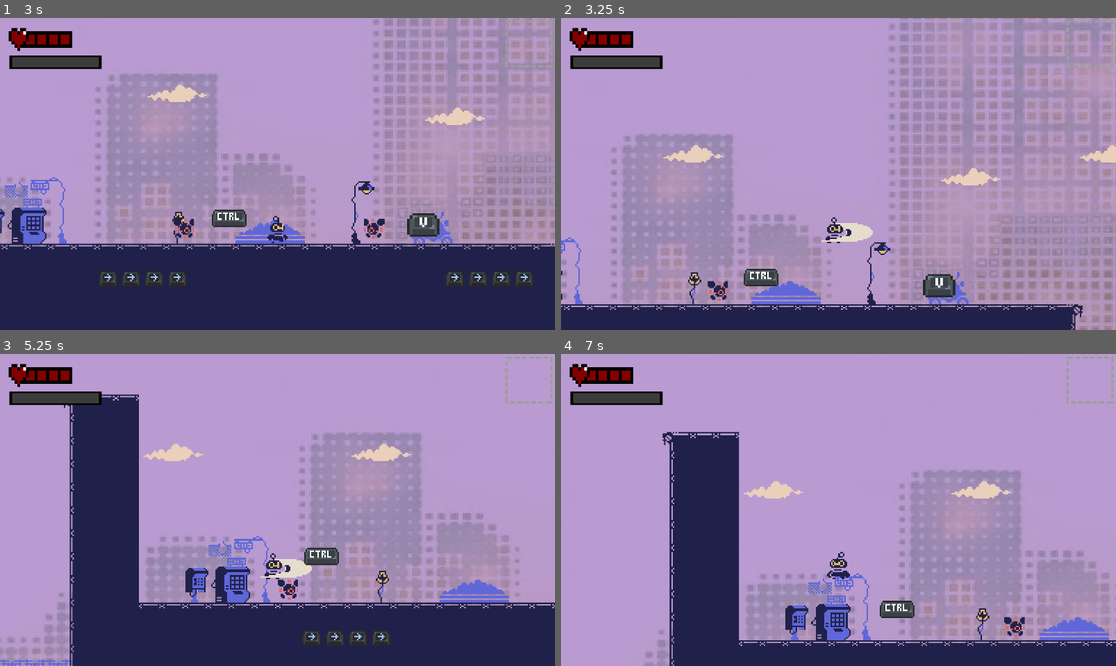
Above: before the commit, frames 1-4 (two rows, left to right).
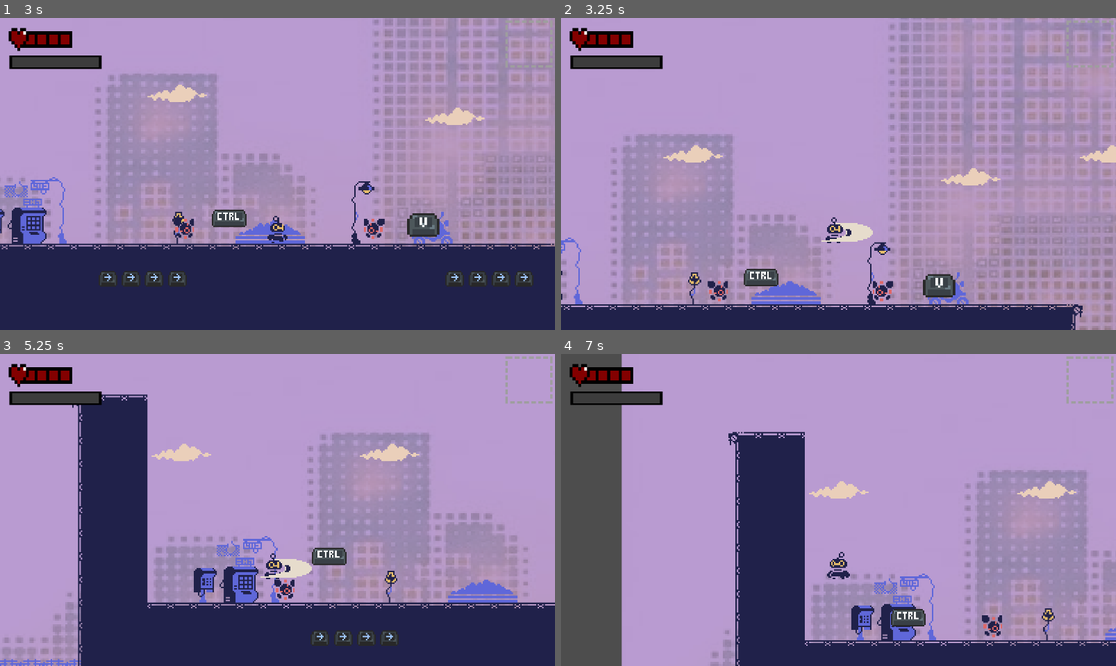
Above: after the commit, the same moments.

Repository: ericlamkf/macamYes-GameJam-2026
Game: Godot game, scene res://scenes/world/levels/level_00.tscn
Two runs of this game, one before a commit and one after it. Both use one fixed random seed, a clock stepped at 60 frames per second and the inputs below.
Inputs (mouse positions are in pixels of both pictures, inside the frame that each line leads up to):
- Up to frame 1 (3 s): tap Enter at 0.5 s; move the mouse to (399, 158) at 0.52 s; hold Q (attack) 0.53-1.28 s; hold D (move_right) 0.53-2.03 s; tap Space (jump) at 0.77, 1.52 s; move the mouse to (166, 189) at 1.27 s; tap Q (attack) at 1.35, 2.3 s; move the mouse to (333, 105) at 2.02 s; hold A (move_left) 2.03-2.78 s; hold C (copy) 2.03-2.78 s; move the mouse to (249, 236) at 2.77 s; hold D (move_right) from 2.78 s (still down); tap V (paste) at 2.85 s
- Up to frame 2 (3.25 s): keep holding D (move_right); tap Space (jump) at 3.02 s; tap Q (attack) at 3.05 s
- Up to frame 3 (5.25 s): move the mouse to (444, 556) at 3.52 s; hold Q (attack) 3.53-4.28 s; tap R at 3.6 s; tap Space (jump) at 3.77, 4.52 s; move the mouse to (111, 463) at 4.27 s; release D (move_right) at 4.28 s; hold A (move_left) 4.28-5.03 s; tap Q (attack) at 4.35 s; move the mouse to (305, 510) at 5.02 s; hold D (move_right) from 5.03 s (still down); hold Q (attack) from 5.03 s (still down)
- Up to frame 4 (7 s): move the mouse to (755, 432) at 5.77 s; release D (move_right) at 5.78 s; release Q (attack) at 5.78 s; hold A (move_left) from 5.78 s (still down); tap C (copy) at 5.85 s; tap Space (jump) at 6.02, 6.77 s; tap Q (attack) at 6.05 s; move the mouse to (960, 494) at 6.52 s; hold Q (attack) from 6.53 s (still down); tap V (paste) at 6.6 s

Frame 1 is identical in both runs. In frame 2, 0.2% of the frame differs, in the area x 56-60%, y 84-91%; in frame 3, 8.8%; in frame 4, 39%, in the area x 0-100%, y 0-100%.

Commit message:
Update syntax crawler animation and player

Diff:
--- a/scenes/syntax_crawler.gd
+++ b/scenes/syntax_crawler.gd
@@ -6,6 +6,8 @@
 @onready var wall_check = $WallCheck
 @onready var ledge_check = $LedgeCheck
 @onready var sprite = $Sprite2D
+var is_attacking: bool = false
+var is_dead: bool = false # To prevent movement after death
 
 func _ready():
 	# Runs the code from EnemyBase's _ready (setting health)
@@ -16,7 +18,16 @@
 	# Apply Gravity
 	velocity.y += gravity * delta
 	velocity.y = clamp(velocity.y, -3000, 3000)
-	if is_freeze:
+
+	if is_dead or is_freeze:
+		velocity.x = 0
+		move_and_slide()
+		return
+
+	# 1. Attack Lock
+	if is_attacking:
+		velocity.x = 0 # Stand still to attack
+		move_and_slide()
 		return
 
 	# 2. Check if we should flip (Ground logic)
@@ -26,6 +37,7 @@
 
 	# 3. Apply movement (Runs EVERY frame, rain or shine)
 	velocity.x = direction * speed
+	sprite.play("default")
 	move_and_slide()
 
 func flip_direction():
@@ -76,3 +88,50 @@
 
 	await get_tree().create_timer(ally_timeout).timeout
 	queue_free()
+
+# --- ANIMATION TRIGGER LOGIC ---
+
+# Trigger this via a signal (e.g., DetectionRange Area2D)
+# or inside your EnemyBase logic when near the player
+func start_attack():
+	if not is_attacking and not is_dead:
+		is_attacking = true
+		sprite.play("attack")
+
+# Override the damage function to check for death
+func apply_damage(amount: int):
+	# Assuming EnemyBase has current_health or similar
+	current_health -= amount
+	print("Crawler Health: ", current_health)
+
+	if current_health <= 0 and not is_dead:
+		die()
+
+func die():
+	is_dead = true
+	sprite.play("death")
+
+	# ONLY disable the layer so the player can walk through the corpse.
+	# Do NOT touch collision_mask, so the body still hits the floor!
+	collision_layer = 0
+
+	# Safely turn off the damage zones using set_deferred
+	if has_node("Hitbox"):
+		$Hitbox.set_deferred("monitoring", false)
+		$Hitbox.set_deferred("monitorable", false)
+	if has_node("Hurtbox"):
+		$Hurtbox.set_deferred("monitoring", false)
+		$Hurtbox.set_deferred("monitorable", false)
+
+# --- SIGNAL CONNECTION ---
+# Connect the AnimatedSprite2D's animation_finished() signal to this function
+func _on_sprite_2d_animation_finished() -> void:
+	if sprite.animation == "attack":
+		is_attacking = false
+
+	if sprite.animation == "death":
+		queue_free()
+
+func _on_hitbox_area_entered(area):
+	if area.name == "Hurtbox" or area.get_parent().name == "Player":
+		start_attack()
--- a/scenes/syntax_crawler.tscn
+++ b/scenes/syntax_crawler.tscn
@@ -4,6 +4,62 @@
 [ext_resource type="Script" uid="uid://dj3h4pxnkmo4f" path="res://scenes/syntax_crawler.gd" id="2_tsdx6"]
 [ext_resource type="Texture2D" uid="uid://cvyoxp3dwe3j3" path="res://assets/sprites/enemies/dr0ne.png" id="3_jum1j"]
 
+[sub_resource type="AtlasTexture" id="AtlasTexture_jum1j"]
+atlas = ExtResource("3_jum1j")
+region = Rect2(0, 48, 48, 48)
+
+[sub_resource type="AtlasTexture" id="AtlasTexture_6smrp"]
+atlas = ExtResource("3_jum1j")
+region = Rect2(48, 48, 48, 48)
+
+[sub_resource type="AtlasTexture" id="AtlasTexture_5hmx8"]
+atlas = ExtResource("3_jum1j")
+region = Rect2(96, 48, 48, 48)
+
+[sub_resource type="AtlasTexture" id="AtlasTexture_gsl5h"]
+atlas = ExtResource("3_jum1j")
+region = Rect2(144, 48, 48, 48)
+
+[sub_resource type="AtlasTexture" id="AtlasTexture_g4qjs"]
+atlas = ExtResource("3_jum1j")
+region = Rect2(192, 48, 48, 48)
+
+[sub_resource type="AtlasTexture" id="AtlasTexture_1lrmd"]
+atlas = ExtResource("3_jum1j")
+region = Rect2(240, 48, 48, 48)
+
+[sub_resource type="AtlasTexture" id="AtlasTexture_5wmal"]
+atlas = ExtResource("3_jum1j")
+region = Rect2(0, 0, 48, 48)
+
+[sub_resource type="AtlasTexture" id="AtlasTexture_qm8je"]
+atlas = ExtResource("3_jum1j")
+region = Rect2(0, 96, 48, 48)
+
+[sub_resource type="AtlasTexture" id="AtlasTexture_y5nb6"]
+atlas = ExtResource("3_jum1j")
+region = Rect2(48, 96, 48, 48)
+
+[sub_resource type="AtlasTexture" id="AtlasTexture_m6xcd"]
+atlas = ExtResource("3_jum1j")
+region = Rect2(96, 96, 48, 48)
+
+[sub_resource type="AtlasTexture" id="AtlasTexture_wsmd2"]
+atlas = ExtResource("3_jum1j")
+region = Rect2(144, 96, 48, 48)
+
+[sub_resource type="AtlasTexture" id="AtlasTexture_h1yep"]
+atlas = ExtResource("3_jum1j")
+region = Rect2(192, 96, 48, 48)
+
+[sub_resource type="AtlasTexture" id="AtlasTexture_2mibs"]
+atlas = ExtResource("3_jum1j")
+region = Rect2(240, 96, 48, 48)
+
+[sub_resource type="AtlasTexture" id="AtlasTexture_lpug1"]
+atlas = ExtResource("3_jum1j")
+region = Rect2(192, 0, 48, 48)
+
 [sub_resource type="AtlasTexture" id="AtlasTexture_x7ffw"]
 atlas = ExtResource("3_jum1j")
 region = Rect2(0, 0, 48, 48)
@@ -22,6 +78,58 @@
 
 [sub_resource type="SpriteFrames" id="SpriteFrames_6smrp"]
 animations = [{
+"frames": [{
+"duration": 1.0,
+"texture": SubResource("AtlasTexture_jum1j")
+}, {
+"duration": 1.0,
+"texture": SubResource("AtlasTexture_6smrp")
+}, {
+"duration": 1.0,
+"texture": SubResource("AtlasTexture_5hmx8")
+}, {
+"duration": 1.0,
+"texture": SubResource("AtlasTexture_gsl5h")
+}, {
+"duration": 1.0,
+"texture": SubResource("AtlasTexture_g4qjs")
+}, {
+"duration": 1.0,
+"texture": SubResource("AtlasTexture_1lrmd")
+}],
+"loop": false,
+"name": &"attack",
+"speed": 5.0
+}, {
+"frames": [{
+"duration": 1.0,
+"texture": SubResource("AtlasTexture_5wmal")
+}, {
+"duration": 1.0,
+"texture": SubResource("AtlasTexture_qm8je")
+}, {
+"duration": 1.0,
+"texture": SubResource("AtlasTexture_y5nb6")
+}, {
+"duration": 1.0,
+"texture": SubResource("AtlasTexture_m6xcd")
+}, {
+"duration": 1.0,
+"texture": SubResource("AtlasTexture_wsmd2")
+}, {
+"duration": 1.0,
+"texture": SubResource("AtlasTexture_h1yep")
+}, {
+"duration": 1.0,
+"texture": SubResource("AtlasTexture_2mibs")
+}, {
+"duration": 1.0,
+"texture": SubResource("AtlasTexture_lpug1")
+}],
+"loop": false,
+"name": &"death",
+"speed": 5.0
+}, {
 "frames": [{
 "duration": 1.0,
 "texture": SubResource("AtlasTexture_x7ffw")
@@ -58,20 +166,28 @@
 [node name="Sprite2D" parent="." index="0" unique_id=739483909]
 position = Vector2(0, -9)
 sprite_frames = SubResource("SpriteFrames_6smrp")
+animation = &"death"
 autoplay = "default"
+frame = 7
+frame_progress = 1.0
 
 [node name="CollisionShape2D" parent="." index="1" unique_id=1265366021]
+visible = false
 position = Vector2(-1, -8)
 shape = SubResource("RectangleShape2D_jum1j")
 
 [node name="Hitbox" parent="." index="2" unique_id=939704740]
+visible = false
 collision_mask = 33
 
 [node name="CollisionShape2D" parent="Hitbox" index="0" unique_id=302478187]
 position = Vector2(-1, 11.5)
 shape = SubResource("RectangleShape2D_x7ffw")
 
-[node name="CollisionShape2D" parent="Hurtbox" parent_id_path=PackedInt32Array(1972565131) index="0" unique_id=935797810]
+[node name="Hurtbox" parent="." index="3" unique_id=1972565131]
+visible = false
+
+[node name="CollisionShape2D" parent="Hurtbox" index="0" unique_id=935797810]
 position = Vector2(-1, 14.5)
 shape = SubResource("RectangleShape2D_cajrf")
 
@@ -83,3 +199,5 @@
 [node name="LedgeCheck" type="RayCast2D" parent="." index="5" unique_id=430625661]
 position = Vector2(0, -9)
 collision_mask = 4
+
+[connection signal="animation_finished" from="Sprite2D" to="." method="_on_sprite_2d_animation_finished"]
--- a/scripts/player.gd
+++ b/scripts/player.gd
@@ -215,6 +215,14 @@
 		sprite.play("death")
 		print("YOU DIED")
 
+		# --- GHOST MODE ---
+		# Turn off the player's main collision layer so enemies walk right past the body
+		set_collision_layer_value(1, false)
+
+		# If you have a specific "Hurtbox" Area2D on your player, turn it off too!
+		$Hurtbox.set_deferred("monitorable", false)
+		$Hurtbox.set_deferred("monitoring", false)
+
 func _on_sprite_2d_animation_finished() -> void:
 	# Unlock copy/shoot
 	if sprite.animation == "copy" or sprite.animation == "shoot":
